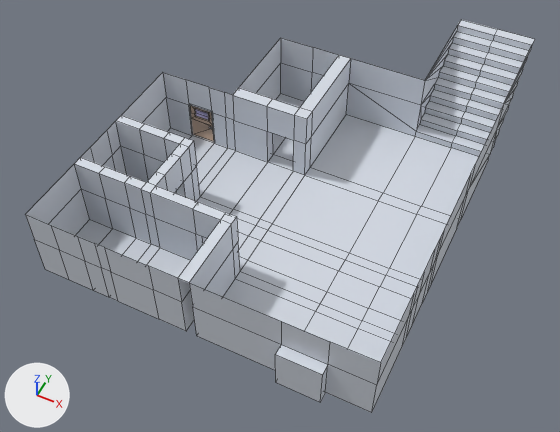
Before and after pictures for a commit that changed the Blender file inf.blend.
Before and after are seen from a 50 mm camera at (21.2, -42.6, 52.6) aimed at (0.0, -0.1, -0.6). Arrows for +X, +Y and +Z are at lower left; the lights stay in place. Mesh edges are drawn as thin lines.
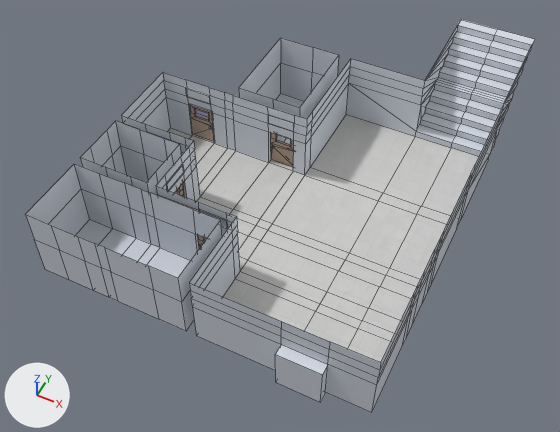
The change, as a diff of the scene's bpy script:
```diff
--- a/inf.blend.py
+++ b/inf.blend.py
@@ img_tile_jpg_001 @@
+img_tile_jpg_001 = load_image('tile.jpg.001', 'tile.jpg', 2048, 2048, 'sRGB')
@@ mat_material_019 @@
+mat_material_019 = principled_material('Material.019')
+mat_material_019.base_color = (0.494, 0.358, 0.272)  # beige #bba18e
@@ mat_material_001 @@
+mat_material_001 = principled_material('Material.001')
+mat_material_001.base_color = (0.686, 0.726, 0.8)  # white #d8dde7
@@ mat_material_018 @@
+mat_material_018 = principled_material('Material.018')
+mat_material_018.texture = img_tile_jpg_001
@@ me_plane @@
 # used by ob_plane; location = (0.0, 0.0, 0.0); scale = (1.2, 1.2, 1.0)
-me_plane.from_pydata(...)  # 336 vertices, 322 faces; spans x -12.5..12.5, y -13.3..21.7, z 0.0..7.0
+me_plane.from_pydata(...)  # 588 vertices, 555 faces; spans x -12.5..12.5, y -13.3..21.7, z 0.0..7.0
+# me_plane part 1
+# 71 faces are deleted
+# 4 vertices in x -3.3, y 4.3..5.3, z 0.0..4.0 move by (0.1, 0.0, 0.0)
+# 4 vertices move from x -7.0..-6.2, y -3.3, z 0.0..4.0 to x -7.0..-6.3, y -3.2, z 0.0..4.0
+# 152 vertices are added at x -10.4..12.5, y -7.0..16.8, z 0.0..6.0
+# 36 new vertices lie (0.0, 0.0, 1.0) away from vertices in x -12.5..12.5, y -12.5..12.5, z 4.0
+# 36 new vertices lie (0.0, 0.0, 1.0) away from vertices in x -12.5..12.5, y -12.5..12.5, z 5.0
+# 6 new vertices lie (0.0, 0.0, 2.1) away from vertices in x -3.2..-0.8, y -6.9..4.9, z 0.0
+# 6 new vertices lie (0.0, 0.0, -1.1) away from vertices in x -3.2..-0.8, y -6.9..4.9, z 4.0
+# 8 new vertices lie (0.0, 0.0, -0.6) away from vertices in x -2.8..-1.3, y -6.9..4.9, z 3.6
+# 8 new vertices lie (0.0, 0.0, -0.4) away from vertices in x -2.8..-1.3, y -6.9..4.9, z 3.0
+# 157 new faces join them, mat_material_002 (white #d8dde7)
+# 3 new faces join them, mat_material_018 (picture img_tile_jpg_001)
+# 66 new faces join them, mat_material_001 (white #d8dde7)
+# 78 new faces join them, mat_material_019 (beige #bba18e)
+# me_plane part 2: 222 kept faces spanning x -12.5..12.5, y -13.3..21.7, z 0.0..7.0 are now shaded smooth
+# me_plane part 3: 48 faces spanning x -12.5..12.5, y -13.3..12.5, z 0.0 switch from mat_material_002 (white #d8dde7) to mat_material_018 (picture img_tile_jpg_001)
 me_plane.materials.append(mat_material_006)
 me_plane.materials.append(mat_material_007)
+me_plane.materials.append(mat_material_001)  # white #d8dde7
+me_plane.materials.append(mat_material_019)  # beige #bba18e
```

Pixel boxes [x1, y1, x2, y2] of what changed, in the pictures (560 x 432 px):
part 1 of me_plane, built on
    before: [74, 55, 511, 385]
    after: [121, 59, 511, 385]
part 2 of me_plane, shading changed
    both: [73, 54, 511, 380]
part 3 of me_plane, recoloured (white to grey)
    both: [167, 114, 478, 363]
